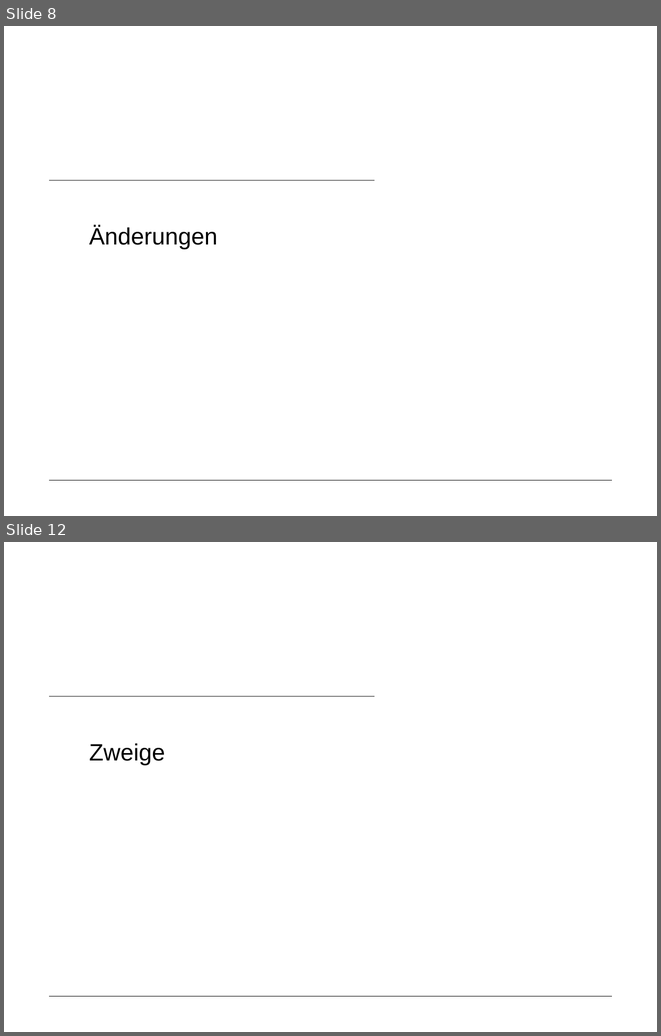
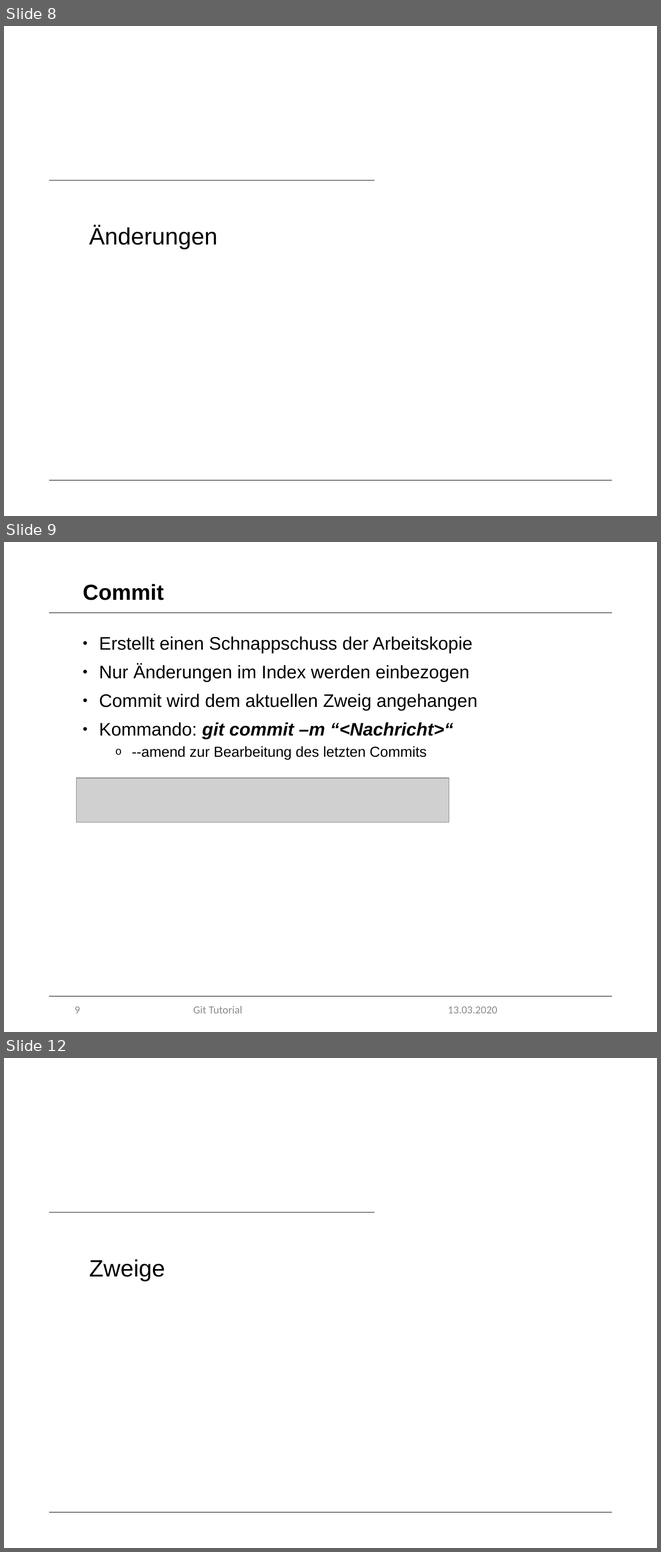
Before and after one commit to marcretzlaff/projektarbeit, a slide deck: Präsentation-90min/Präsentation-90min.pptx. Shown one above the other, each under a label of ours: slides 8 and 12 before the commit, slides 8, 9 and 12 after it; the slides between them are not shown. The pictures are 661x1036 and 661x1552 pixels, drawn with LibreOffice and Linux fonts; fonts in the diff are those of the drawing; grey boxes stand for pictures; background and template pictures are left out. Boxes give left, top, right and bottom in pixels: in the first picture for what was removed or moved away, otherwise in the second. Text is boxed around its words. In the diff, an @@ line names an element or a change of style, - is before the commit and + after.

Commit message:
Modified 90min Präsi
added reset, revert, index, commit, branch, tags
modified .gitignore, log, stash, merge

```diff
--- a/Präsentation-90min/Präsentation-90min.pptx
+++ b/Präsentation-90min/Präsentation-90min.pptx
@@ slide 9 added at [4,542,657,1032], background #FFFFFF; not listed: 1 template element that a slide beside it also shows @@
@@ title added at [83,584,164,600], 24 pt, text #000000, bold @@
+Commit
@@ line added from (49, 613) to (612, 613), #000000 0.5 pt @@
@@ text added at [99,636,477,760], 20 pt, text #000000 @@
+• Erstellt einen Schnappschuss der Arbeitskopie
+• Nur Änderungen im Index werden einbezogen
+• Commit wird dem aktuellen Zweig angehangen
+• Kommando: git commit –m “<Nachricht>“
+  o --amend zur Bearbeitung des letzten Commits
@@ picture added at [77,778,449,822] @@
@@ page number added at [74,1006,80,1013], 12 pt, text #8C8C8C @@
+9
@@ text added at [193,1006,242,1013], 12 pt, text #8C8C8C @@
+Git Tutorial
@@ text added at [448,1006,497,1013], 12 pt, text #8C8C8C @@
+13.03.2020
```
Also in this commit, not shown: 20 slides changed, 8 other slides added, 10 slides removed.
